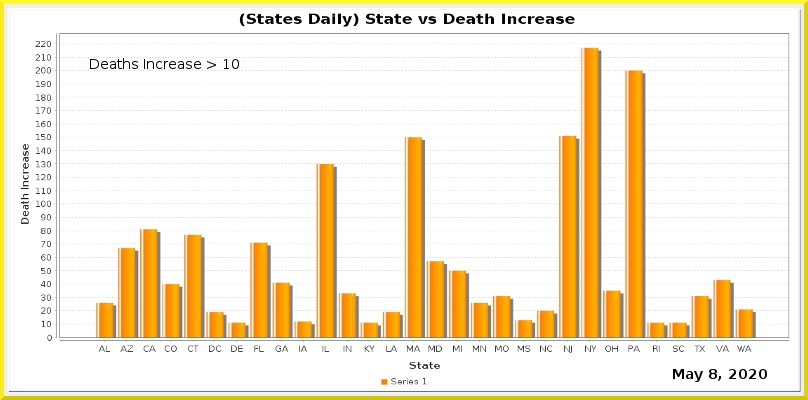
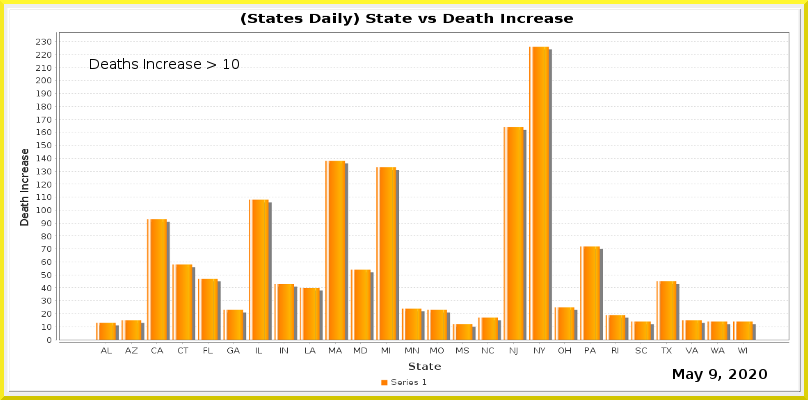
Two versions of the same layered image (808x400). Layer-by-layer changes:
painted on "Current Date" over (709, 369, 717, 379)
painted on "Date_vs_TestIncrease.png" over (8, 9, 801, 393)
